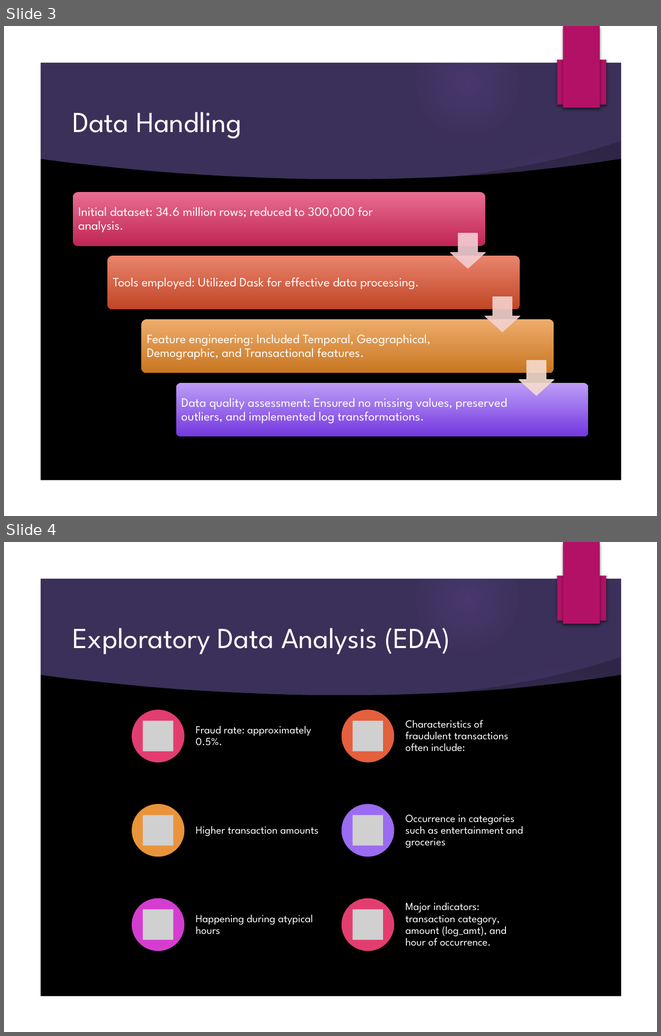
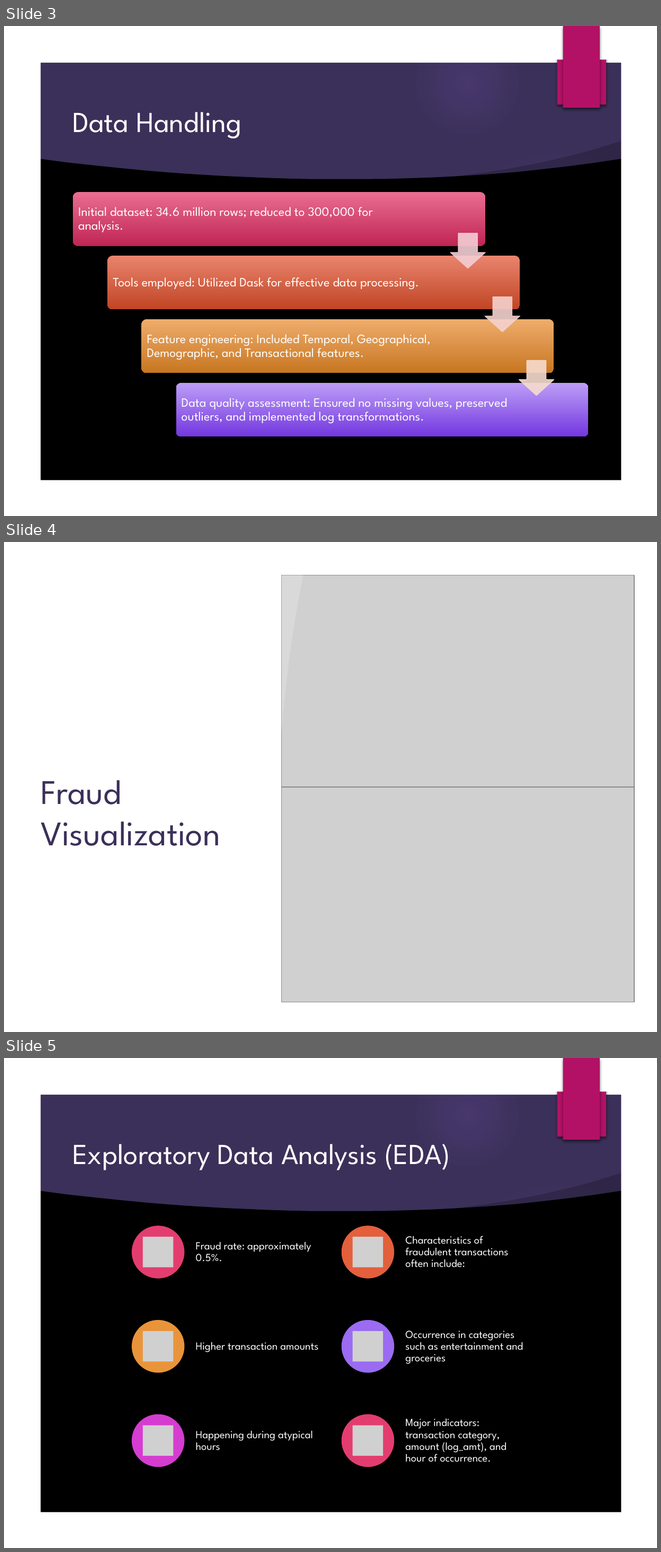
Before and after one commit to Myself-and-me/Credit_Card_Fraud_Detection, a slide deck: Credit_Card_Fraud_Detection_Presentation.pptx. Shown one above the other, each under a label of ours: slides 3 and 4 before the commit, slides 3, 4 and 5 after it. The pictures are 661x1036 and 661x1552 pixels, drawn with LibreOffice and Linux fonts; fonts in the diff are those of the drawing; grey boxes stand for pictures; background and template pictures are left out. Boxes give left, top, right and bottom in pixels: in the first picture for what was removed or moved away, otherwise in the second. Text is boxed around its words. In the diff, an @@ line names an element or a change of style, - is before the commit and + after.

```diff
--- a/Credit_Card_Fraud_Detection_Presentation.pptx
+++ b/Credit_Card_Fraud_Detection_Presentation.pptx
@@ slide 4 added at <box>4,542,657,1032</box>, background picture (left out); not listed: 6 template elements that a slide beside it also shows @@
@@ freeform shape added at <box>4,542,657,1032</box>, fill #FFFFFF @@
@@ rectangle added at <box>4,542,657,1032</box>, fill #FFFFFF @@
@@ rectangle added at <box>563,542,600,624</box>, fill #B31166 @@
@@ freeform shape added at <box>262,572,303,809</box>, fill #FFFFFF at 20% opacity @@
@@ picture added at <box>282,575,634,787</box> @@
@@ title added at <box>41,780,220,846</box>, 38 pt, text #3B3059 @@
+Fraud Visualization
@@ picture added at <box>282,787,634,1002</box> @@
@@ what was slide 4 is now slide 5 @@
```
Also in this commit, not shown: 1 slide changed, 5 other slides added, 2 other files.
